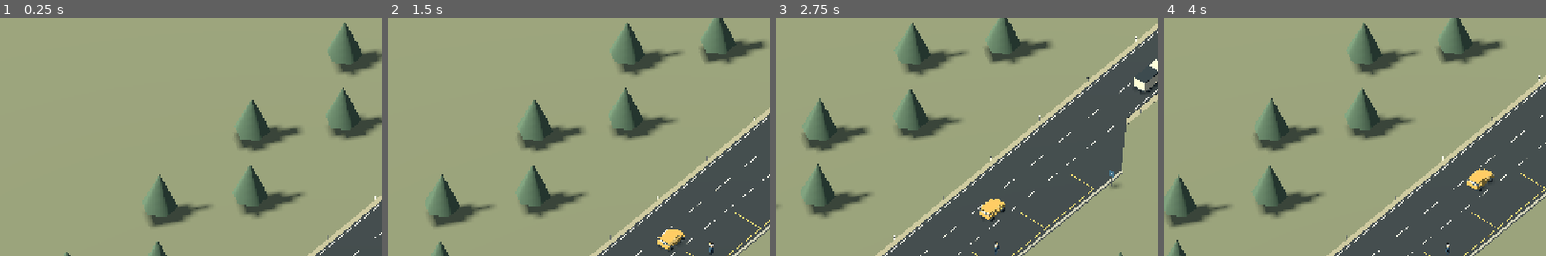
Above: before the commit, frames 1-4 (left to right).
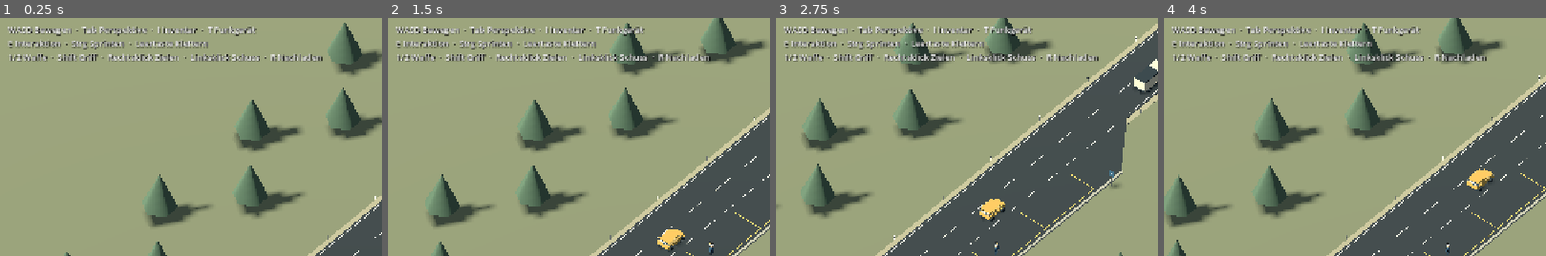
Above: after the commit, the same moments.

Repository: Hauskamel/traffic-society
Game: Godot game, scene res://game/world/main.tscn
Two runs of this game, one before a commit and one after it. Both use one fixed random seed, a clock stepped at 60 frames per second and the inputs below.
Inputs (mouse positions are % of the whole screen's width and height, from its top left):
- Up to frame 1 (0.25 s): no input
- Up to frame 2 (1.5 s): tap Enter at 0.5 s; move the mouse to (72, 45) at 0.52 s; hold D 0.53-1.25 s; tap F at 0.6 s; click (72, 45) at 0.67 s; tap Space at 0.77 s; drag from (30, 55) to (45, 70) at 1.27 s
- Up to frame 3 (2.75 s): move the mouse to (60, 28) at 2.02 s; hold D from 2.03 s (still down); tap 1 at 2.1 s; click (60, 28) at 2.17 s; tap F at 2.3 s
- Up to frame 4 (4 s): release D at 2.75 s; drag from (45, 70) to (20, 35) at 2.77 s; move the mouse to (80, 65) at 3.52 s; hold A from 3.53 s (still down); tap R at 3.6 s; click (80, 65) at 3.67 s; tap Space at 3.77 s; tap F at 3.8 s
The pictures show only the part of the screen within x 0-50%, y 1-51%; the shares and areas given below are measured in that part.

The runs differ from the first frame. In frame 1, 3.6% of the frame differs, in the area x 2-85%, y 3-19%; in frame 2, 3.6%; in frame 3, 3.6%; in frame 4, 3.6%.

Commit message:
Einsatzkräfte ergänzt

Diff:
--- a/assets/radio/police.svg
+++ /dev/null
@@ -1 +0,0 @@
-<svg xmlns="http://www.w3.org/2000/svg" width="32" height="32" viewBox="0 0 24 24" shape-rendering="crispEdges" fill="#142b10"><path d="M4 3h16v10l-8 8-8-8z"/><path fill="#9ccf45" d="m12 6 2 3 3 1-2 3v4l-3-2-3 2v-4l-2-3 3-1z"/></svg>
--- a/game/actors/npc/driver_actor.gd
+++ b/game/actors/npc/driver_actor.gd
@@ -20,6 +20,7 @@
 var measured_velocity := Vector3.ZERO
 const Timings = preload("res://game/config/interaction_timings.gd")
 const DURATION := Timings.DRIVER_TRANSITION
+var transition_duration := DURATION
 const SEARCH_DURATION := Timings.PERSON_SEARCH
 var arrested := false
 var surrendered := false
@@ -472,7 +473,7 @@
 		return
 	if not is_busy():
 		return
-	progress = minf(1.0, progress + delta / DURATION)
+	progress = minf(1.0, progress + delta / transition_duration)
 	apply_pose(progress if state == State.EXITING else 1.0 - progress)
 	if progress >= 1.0:
 		state = State.OUTSIDE if state == State.EXITING else State.SEATED
--- /dev/null
+++ b/game/police/blue_beacons.gd
@@ -0,0 +1,37 @@
+## Wechselndes Blaulicht für Einsatzfahrzeuge ohne teure Lichtschatten.
+extends Node3D
+var clock := 0.0
+var lamps: Array[MeshInstance3D] = []
+var lights: Array[OmniLight3D] = []
+var enabled := true
+
+
+## Erzeugt zwei getrennt schaltbare Leuchten auf dem Dach.
+func _ready() -> void:
+	for side in [-1, 1]:
+		var lamp := MeshInstance3D.new()
+		var shape := BoxMesh.new()
+		shape.size = Vector3(.32, .14, .28)
+		lamp.mesh = shape
+		var material := StandardMaterial3D.new()
+		material.shading_mode = BaseMaterial3D.SHADING_MODE_UNSHADED
+		lamp.material_override = material
+		add_child(lamp)
+		lamp.position.x = side * .47
+		lamps.append(lamp)
+		var light := OmniLight3D.new()
+		light.light_color = Color("286fff")
+		light.omni_range = 7
+		light.shadow_enabled = false
+		lamp.add_child(light)
+		lights.append(light)
+	_process(0)
+
+
+## Lässt die beiden Dachleuchten abwechselnd sichtbar aufblitzen.
+func _process(delta: float) -> void:
+	clock += delta
+	for i in range(lamps.size()):
+		var on := enabled and (int(clock * 7) % 2 == i)
+		lamps[i].material_override.albedo_color = Color("438fff") if on else Color("153464")
+		lights[i].light_energy = 2.2 if on else 0
--- /dev/null
+++ b/game/police/emergency_dispatch.gd
@@ -0,0 +1,75 @@
+## Sitzungsweite Einsatzanforderungen mit festen Kontingenten und verzögertem Spawn.
+## Einsatzkräfte kommen an und spazieren; fachliche Einsatzziele folgen später.
+extends Node
+signal changed
+const Vehicle = preload("res://game/police/emergency_vehicle.gd")
+const RESPONSE_SECONDS := 10.0
+const LIMITS := {"fire": 1, "medical": 1, "backup": 2}
+var scene: Node3D
+var used := {"fire": 0, "medical": 0, "backup": 0}
+var pending: Array[Dictionary] = []
+var units: Array[Node3D] = []
+var next_slot := 0
+
+
+## Liefert das verbleibende Kontingent einschließlich bereits bestellter Einheiten.
+func remaining(service: String) -> int:
+	return maxi(0, int(LIMITS.get(service, 0)) - int(used.get(service, 0)))
+
+
+## Reserviert einen Einsatz sofort, damit schnelle Mehrfachklicks kein Limit umgehen.
+func request(service: String) -> bool:
+	if not LIMITS.has(service) or remaining(service) <= 0:
+		return false
+	used[service] += 1
+	pending.append({"service": service, "remaining": RESPONSE_SECONDS, "slot": next_slot})
+	next_slot += 1
+	changed.emit()
+	return true
+
+
+## Zählt Wartezeiten herunter und hält belegte Spawnpunkte bis zur Freigabe zurück.
+func _physics_process(delta: float) -> void:
+	for order in pending.duplicate():
+		order.remaining = maxf(0, order.remaining - delta)
+		if order.remaining > 0:
+			continue
+		if spawn_unit(order):
+			pending.erase(order)
+			changed.emit()
+
+
+## Erzeugt ein freies Einsatzfahrzeug samt Besatzung auf der Anfahrspur.
+func spawn_unit(order: Dictionary) -> bool:
+	var start := Vector3(19, .08, 56)
+	for car in scene.traffic.cars:
+		if car.global_position.distance_to(start) < (car.body_length + 7) / 2 + 2:
+			return false
+	var unit := Vehicle.new()
+	unit.service = order.service
+	unit.is_patrol = true
+	unit.driver_name = "Einsatz " + str(order.slot + 1)
+	unit.model_name = {"backup": "Verstärkung", "medical": "Krankenwagen", "fire": "Feuerwehr"}[
+		order.service
+	]
+	unit.plate_number = "EINSATZ " + str(order.slot + 1)
+	unit.model_kind = "sedan" if order.service == "backup" else "van"
+	unit.body_color = {"backup": "e4e8e5", "medical": "efede0", "fire": "ba3430"}[order.service]
+	unit.body_length = (
+		4.2 if order.service == "backup" else (6.6 if order.service == "fire" else 5.5)
+	)
+	unit.body_height = 1.65 if order.service == "backup" else 2.55
+	scene.traffic.add_child(unit)
+	scene.traffic.cars.append(unit)
+	unit.global_position = start
+	for actor in unit.crew:
+		actor.reset()
+	unit.state = unit.State.PULLING_OVER
+	unit.speed = 7.0
+	var z: float = 17 - float(order.slot) * 11
+	var route: Array[Vector3] = [
+		start, Vector3(19, .08, z + 6), Vector3(14.2, .08, z + 3), Vector3(14.2, .08, z)
+	]
+	unit.set_route(route)
+	units.append(unit)
+	return true
--- /dev/null
+++ b/game/police/emergency_vehicle.gd
@@ -0,0 +1,148 @@
+## Einsatzfahrzeug mit sichtbarer Besatzung, Blaulicht und begrenztem Spaziergang.
+## Rettungs-/Kampfaufgaben sind noch nicht implementiert; die Figuren bleiben vor Ort.
+extends "res://game/vehicles/traffic_car.gd"
+const Beacons = preload("res://game/police/blue_beacons.gd")
+var service := "backup"
+var crew: Array[Node3D] = []
+var blue_lights: Node3D
+var crew_exit_started := false
+var walk_clock := 0.0
+var walk_indices: Array[int] = []
+
+
+## Ergänzt das gemeinsame Fahrzeug um Einsatzdarstellung, Sitzplätze und Besatzung.
+func _ready() -> void:
+	super._ready()
+	crew.append(driver)
+	var count := 4 if service == "fire" else 2
+	if service == "fire":
+		driver.seat.x = -.55
+	for i in range(1, count):
+		var colleague := DriverActor.new()
+		var rear := service == "fire" and i == 3
+		colleague.door = driver_door
+		for part in parts:
+			if (
+				(rear and part.kind == "trunk")
+				or (not rear and i == 1 and part.kind == "passenger_door")
+			):
+				colleague.door = part.pivot
+				break
+		colleague.seat = Vector3(.55 if i == 1 else 0, driver.seat.y, driver.seat.z)
+		if rear:
+			colleague.seat = Vector3(0, .05, 1.0)
+		colleague.outside = Vector3(2.3 if i == 1 else -2.3, -.08, driver.seat.z + i * .65)
+		if rear:
+			colleague.outside = Vector3(-2.3, -.08, body_length / 2 + .7)
+		add_child(colleague)
+		crew.append(colleague)
+	for i in range(crew.size()):
+		var actor = crew[i]
+		actor.transition_duration = .9
+		actor.reset()
+		walk_indices.append(i)
+		var color := (
+			"305879" if service == "backup" else ("dc7730" if service == "medical" else "b69c45")
+		)
+		for region in actor.region_meshes:
+			if region != "head":
+				actor.region_meshes[region].material_override = material(color)
+		if service == "fire":
+			actor.block(Vector3(0, .18, 0), Vector3(.32, .09, .30), "e5c350", actor.head)
+	blue_lights = Beacons.new()
+	add_child(blue_lights)
+	blue_lights.position = Vector3(
+		0, 2.38 if model_kind == "van" else 1.75, -1 if model_kind == "van" else .1
+	)
+	var stripe := material({"backup": "315d87", "medical": "ed7e2c", "fire": "e6e7d6"}[service])
+	for side in [-1, 1]:
+		piece(Vector3(side * .96, 1.05, .2), Vector3(.025, .18, body_length - .4), stripe)
+	var label := Label3D.new()
+	label.text = {"backup": "POLIZEI", "medical": "RETTUNG", "fire": "FEUERWEHR"}[service]
+	label.modulate = Color("193749") if service != "fire" else Color("f2f0df")
+	label.font_size = 42
+	label.pixel_size = .012
+	label.position = Vector3(-.99, 1.45, .5)
+	label.rotation.y = -PI / 2
+	add_child(label)
+	if service == "medical":
+		for side in [-1, 1]:
+			piece(Vector3(side * .98, 1.7, .5), Vector3(.025, .44, .14), material("d64f2d"))
+			piece(Vector3(side * .98, 1.7, .5), Vector3(.025, .14, .44), material("d64f2d"))
+		build_stretcher()
+	if service == "fire":
+		build_ladder()
+
+
+## Baut eine sichtbare Trage im begehbaren hinteren Ladebereich auf.
+func build_stretcher() -> void:
+	var stretcher := Node3D.new()
+	stretcher.name = "Stretcher"
+	add_child(stretcher)
+	piece(Vector3(0, 1.05, .65), Vector3(.65, .12, 1.95), material("dfb765"), stretcher)
+	for x in [-.35, .35]:
+		piece(Vector3(x, 1.08, .65), Vector3(.04, .05, 2.1), material("bfc6c5"), stretcher)
+		for z in [-.05, 1.35]:
+			piece(Vector3(x, .9, z), Vector3(.05, .28, .05), material("bfc6c5"), stretcher)
+			piece(Vector3(x, .76, z), Vector3(.1, .1, .12), material("202a30"), stretcher)
+
+
+## Kennzeichnet das große Feuerwehrfahrzeug durch Dachleiter und Gerätefächer.
+func build_ladder() -> void:
+	for x in [-.3, .3]:
+		piece(Vector3(x, 2.48, .7), Vector3(.07, .07, 3.8), material("bec7c4"))
+	for i in range(10):
+		piece(Vector3(0, 2.48, -1 + i * .37), Vector3(.6, .045, .045), material("bec7c4"))
+	for side in [-1, 1]:
+		for z in [.5, 1.65, 2.7]:
+			piece(Vector3(side * .94, 1.25, z), Vector3(.04, .85, .95), material("747e80"))
+
+
+## Bewegt Besatzungen nach kurzem Aussteigen auf getrennten sicheren Seitenwegen.
+func _physics_process(delta: float) -> void:
+	super._physics_process(delta)
+	if state != State.PARKED:
+		return
+	if not crew_exit_started:
+		crew_exit_started = true
+		if service == "medical":
+			for part in parts:
+				if part.kind == "trunk":
+					part.opened = true
+		for actor in crew:
+			if not actor.is_injured():
+				actor.request_exit()
+	walk_clock += delta
+	for i in range(crew.size()):
+		var actor = crew[i]
+		if actor.is_injured() or actor.arrested or actor.state != actor.State.OUTSIDE:
+			continue
+		var side := 1.0 if i == 1 else -1.0
+		var points: Array[Vector3] = [
+			Vector3(side * 2.45, 0, -2.2),
+			Vector3(side * 2.8, 0, -.5),
+			Vector3(side * 2.4, 0, 1.6),
+			Vector3(side * 2.8, 0, 2.6)
+		]
+		var target := to_global(points[walk_indices[i] % points.size()])
+		target.y = 0
+		var step: Vector3 = (
+			actor.global_position.move_toward(target, delta * 1.25) - actor.global_position
+		)
+		var query := PhysicsShapeQueryParameters3D.new()
+		query.shape = actor.collider.shape
+		query.transform = Transform3D(
+			Basis.IDENTITY, actor.global_position + step + Vector3(0, .96, 0)
+		)
+		query.collision_mask = 1 | 2 | 4
+		query.exclude = [actor.body.get_rid()]
+		if not get_world_3d().direct_space_state.intersect_shape(query, 1).is_empty():
+			walk_indices[i] += 1
+			continue
+		actor.global_position += step
+		if step.length_squared() > .00001:
+			actor.global_rotation.y = atan2(-step.x, -step.z)
+		for leg in range(2):
+			actor.limbs[leg].rotation.x = sin(walk_clock * 7 + i + leg * PI) * .3
+		if actor.global_position.distance_to(target) < .1:
+			walk_indices[i] += 1
--- a/game/police/police_visuals.gd
+++ b/game/police/police_visuals.gd
@@ -72,9 +72,9 @@
 	screen.modulate = Color("17232b")
 	screen.position = Vector3(0, 0.105, 0.068)
 	handset.add_child(screen)
-	for i in range(4):
+	for i in range(3):
 		var label := Label3D.new()
-		label.text = ["POLIZEI", "FEUERW.", "SANIT.", "VERST."][i]
+		label.text = ["FEUERW.", "SANIT.", "VERST."][i]
 		label.font_size = 12
 		label.pixel_size = 0.00075
 		label.outline_size = 0
--- a/game/police/walkie_talkie_view.gd
+++ b/game/police/walkie_talkie_view.gd
@@ -1,12 +1,14 @@
-## Nahansicht des Funkgeräts mit monochromem LCD und vier Einsatz-Platzhaltern.
-## Die Einsatzknöpfe sind bewusst ohne Signale; nur Schließen ist bereits bedienbar.
+## Funkgerät-Nahansicht mit LCD, Einsatzkontingenten und verzögerter Anforderung.
+## Einsatzlogik liegt in EmergencyDispatch; die Ansicht zeigt nur Auswahl und Restzahlen.
 
 extends PanelContainer
 signal closed
+signal service_requested(service: String)
+var dispatch: Node
+var status_label: Label
 const INK := Color("172d10")
 const LCD := Color("9ccf45")
 const SERVICES := [
-	["police", "Polizei"],
 	["fire", "Feuerwehr"],
 	["medical", "Sanitäter"],
 	["backup", "Verstärkung"],
@@ -83,21 +85,26 @@
 		button.expand_icon = true
 		button.add_theme_constant_override("icon_max_width", 32)
 		button.add_theme_constant_override("h_separation", 6)
-		button.add_theme_font_size_override("font_size", 16)
+		button.add_theme_font_size_override("font_size", 14)
 		button.custom_minimum_size = Vector2(148, 87)
 		button.size_flags_horizontal = Control.SIZE_EXPAND_FILL
 		button.add_theme_color_override("font_color", INK)
 		button.focus_mode = Control.FOCUS_NONE
-		button.tooltip_text = "Einsatzfunktion folgt in Schritt 2."
+		button.tooltip_text = "Einheit anfordern (ca. 10 Sekunden)."
+		button.pressed.connect(func(): service_requested.emit(entry[0]))
 		for state in ["normal", "hover", "pressed", "focus"]:
 			button.add_theme_stylebox_override(
 				state, style(Color("8dbd3f") if state == "normal" else Color("b2de61"), INK, 2, 2)
 			)
 			button.add_theme_color_override("font_" + state + "_color", INK)
+		button.add_theme_stylebox_override(
+			"disabled", style(Color("809c48"), Color("526337"), 2, 2)
+		)
+		button.add_theme_color_override("font_disabled_color", Color("344a20"))
 		grid.add_child(button)
 		service_buttons.append(button)
-	var hint := lcd_text("AUSWAHL BEREIT", 13, screen)
-	hint.horizontal_alignment = HORIZONTAL_ALIGNMENT_CENTER
+	status_label = lcd_text("AUSWAHL BEREIT", 13, screen)
+	status_label.horizontal_alignment = HORIZONTAL_ALIGNMENT_CENTER
 	var slots := Label.new()
 	slots.text = "━━━━━━━━━━━━━━━━━━━━\n━━━━━━━━━━━━━━━━━━━━\n━━━━━━━━━━━━━━━━━━━━"
 	slots.horizontal_alignment = HORIZONTAL_ALIGNMENT_CENTER
@@ -127,3 +134,18 @@
 func _draw() -> void:
 	draw_style_box(style(Color("182124"), Color("465057"), 7, 2), Rect2(25, -94, 18, 100))
 	draw_style_box(style(Color("303c3e"), Color("52615d"), 4, 2), Rect2(68, -12, 38, 17))
+
+
+## Aktualisiert Restkontingente und sperrt ausgeschöpfte Anforderungsarten.
+func refresh_requests() -> void:
+	if not is_instance_valid(dispatch):
+		return
+	for i in range(service_buttons.size()):
+		var left: int = dispatch.remaining(SERVICES[i][0])
+		service_buttons[i].text = SERVICES[i][1] + " (" + str(left) + ")"
+		service_buttons[i].disabled = left <= 0
+	status_label.text = (
+		"ANFAHRT: " + str(dispatch.pending.size())
+		if not dispatch.pending.is_empty()
+		else "FUNK BEREIT"
+	)
--- a/game/world/main.gd
+++ b/game/world/main.gd
@@ -53,6 +53,9 @@
 var player_avatar: Node3D
 var radio_model: Node3D
 var radio_panel: PanelContainer
+const EmergencyDispatch = preload("res://game/police/emergency_dispatch.gd")
+var emergency_dispatch: Node
+var control_hint: Label
 const WalkieTalkieView = preload("res://game/police/walkie_talkie_view.gd")
 var radio_open := false
 var avatar_clock := 0.0
@@ -284,9 +287,16 @@
 	interaction_rows.add_theme_font_size_override("normal_font_size", 20)
 	menu_margin.add_child(interaction_rows)
 	interaction_panel.visible = false
+	emergency_dispatch = EmergencyDispatch.new()
+	emergency_dispatch.scene = self
+	add_child(emergency_dispatch)
 	radio_panel = WalkieTalkieView.new()
 	layer.add_child(radio_panel)
 	radio_panel.closed.connect(set_radio_open.bind(false))
+	radio_panel.dispatch = emergency_dispatch
+	radio_panel.service_requested.connect(emergency_dispatch.request)
+	emergency_dispatch.changed.connect(radio_panel.refresh_requests)
+	radio_panel.refresh_requests()
 	radio_panel.visible = false
 	inventory_view = InventoryView.new()
 	layer.add_child(inventory_view)
@@ -308,6 +318,14 @@
 	compliance = NpcCompliance.new()
 	compliance.scene = self
 	add_child(compliance)
+	control_hint = Label.new()
+	control_hint.position = Vector2(18, 18)
+	control_hint.mouse_filter = Control.MOUSE_FILTER_IGNORE
+	control_hint.add_theme_font_size_override("font_size", 14)
+	control_hint.add_theme_color_override("font_shadow_color", Color.BLACK)
+	control_hint.add_theme_constant_override("shadow_offset_x", 1)
+	control_hint.add_theme_constant_override("shadow_offset_y", 1)
+	layer.add_child(control_hint)
 	update_camera()
 	refresh_encounter_ui()
 
@@ -597,6 +615,9 @@
 
 ## Aktualisiert Fadenkreuz, Suchfortschritt und kontextbezogene Bedienhinweise.
 func refresh_encounter_ui() -> void:
+	if is_instance_valid(control_hint):
+		control_hint.text = "WASD Bewegen  ·  Tab Perspektive  ·  I Inventar  ·  T Funkgerät\nE Interaktion  ·  Strg Sprinten  ·  Leertaste Klettern\n1/2 Waffe  ·  Shift Griff  ·  Rechtsklick Zielen  ·  Linksklick Schuss  ·  R Nachladen"
+		control_hint.visible = not document_mode.active and not inventory_view.visible
 	update_part_focus()
 	var searching := (
 		(is_instance_valid(searching_driver) or is_instance_valid(cargo_search_car))
--- a/prototypes/combat/combat_test.gd
+++ b/prototypes/combat/combat_test.gd
@@ -228,6 +228,9 @@
 ## Ersetzt allgemeine Kontrollhinweise durch Aussteigen oder Sichern im Konfrontationstest.
 func refresh_encounter_ui() -> void:
 	super.refresh_encounter_ui()
+	if is_instance_valid(control_hint):
+		control_hint.position = Vector2(18, 145)
+		control_hint.text = "WASD Bewegen · E Interaktion · Shift Griff · Rechtsklick Zielen\nLinksklick Schuss · F Nachladen · R Szene neu starten · F10 Zurück"
 	if not is_instance_valid(combat):
 		return
 	interact_hint.text = (
--- /dev/null
+++ b/tests/police/emergency_dispatch_test.gd
@@ -0,0 +1,138 @@
+## Prüft Funkkontingente, verzögerten Spawn, Besatzungen, Blaulicht und Spaziergänge.
+extends SceneTree
+var errors: Array[String] = []
+
+
+## Startet die Szenario-Prüfung nach Aufbau des SceneTree.
+func _initialize() -> void:
+	call_deferred("run")
+
+
+## Sammelt eine fehlgeschlagene Bedingung.
+func check(ok: bool, text: String) -> void:
+	if not ok:
+		errors.append(text)
+		push_error(text)
+
+
+## Wartet echte Physikschritte mit laufender Fahrzeug-/Figurensteuerung ab.
+func frames(count: int) -> void:
+	for i in range(count):
+		await physics_frame
+
+
+## Prüft Limits, jede Besatzung und die spätere Bewegung ohne Fachaufgaben.
+func run() -> void:
+	var scene = load("res://game/world/main.tscn").instantiate()
+	root.add_child(scene)
+	scene.set_physics_process(false)
+	scene.set_process(false)
+	scene.traffic.set_physics_process(false)
+	for car in scene.traffic.cars:
+		car.set_physics_process(false)
+		car.position = Vector3(-50, .08, 50)
+	var dispatch = scene.emergency_dispatch
+	dispatch.set_physics_process(false)
+	check(scene.radio_panel.service_buttons.size() == 3, "Polizei button removed")
+	check(
+		(
+			scene.control_hint.text.contains("Inventar")
+			and scene.control_hint.text.contains("Funkgerät")
+		),
+		"HUD shows essential controls"
+	)
+	for button in scene.radio_panel.service_buttons:
+		button.pressed.emit()
+	check(
+		dispatch.used.fire == 1 and dispatch.used.medical == 1 and dispatch.used.backup == 1,
+		"Each button requests correct service"
+	)
+	check(
+		dispatch.request("backup") and not dispatch.request("backup"),
+		"Backup can be requested twice only"
+	)
+	check(
+		(
+			not dispatch.request("fire")
+			and not dispatch.request("medical")
+			and not dispatch.request("invalid")
+		),
+		"One-use and unknown-service guards"
+	)
+	for button in scene.radio_panel.service_buttons:
+		check(button.disabled, "Exhausted service disabled")
+	dispatch._physics_process(9.9)
+	check(dispatch.units.is_empty(), "No unit before ten seconds")
+	dispatch._physics_process(.11)
+	check(
+		dispatch.units.size() == 1,
+		"First unit spawns after ten seconds; occupied entry queues others"
+	)
+	check(dispatch.units[0].service == "fire", "Spawn queue preserves request order")
+	dispatch.set_physics_process(true)
+	await frames(2400)
+	check(
+		dispatch.units.size() == 4 and dispatch.pending.is_empty(),
+		"All four reserved vehicles arrive"
+	)
+	var totals := {"backup": 0, "medical": 0, "fire": 0}
+	for unit in dispatch.units:
+		totals[unit.service] += 1
+		check(unit.state == unit.State.PARKED, "Response unit reaches its separate parking space")
+		check(unit.crew.size() == (4 if unit.service == "fire" else 2), "Expected crew count")
+		check(
+			unit.blue_lights.enabled and unit.blue_lights.lights.size() == 2,
+			"Blue beacons present and enabled"
+		)
+		unit.blue_lights.clock = .01
+		unit.blue_lights._process(0)
+		check(
+			unit.blue_lights.lights[0].light_energy + unit.blue_lights.lights[1].light_energy > 0,
+			"Beacon actually emits light"
+		)
+		unit.blue_lights._process(.16)
+		var before: Array[Vector3] = []
+		for actor in unit.crew:
+			check(actor.state == actor.State.OUTSIDE, "Crew exits quickly")
+			check(
+				actor.transition_duration < 1.0, "Emergency exits faster than civilian transition"
+			)
+			before.append(actor.global_position)
+		if unit.service == "medical":
+			check(
+				unit.has_node("Stretcher") and unit.cargo_accessible(),
+				"Ambulance has rear stretcher and open cargo doors"
+			)
+		if unit.service == "fire":
+			check(
+				unit.body_length > 6 and unit.crew[2].seat.z < 0 and unit.crew[3].seat.z > 0,
+				"Large fire truck has three front seats and one rear seat"
+			)
+		await frames(120)
+		var moved := 0
+		for i in range(unit.crew.size()):
+			if unit.crew[i].global_position.distance_to(before[i]) > .1:
+				moved += 1
+		check(
+			moved == unit.crew.size(), "Every crew member wanders instead of performing a mission"
+		)
+	check(
+		totals.backup == 2 and totals.medical == 1 and totals.fire == 1,
+		"Final vehicle limits respected"
+	)
+	if DisplayServer.get_name() != "headless":
+		scene.overview.make_current()
+		scene.overview.global_position = Vector3(35, 32, 30)
+		scene.overview.look_at(Vector3(14, 0, 1))
+		scene.overview.size = 52
+		await process_frame
+		await process_frame
+		RenderingServer.force_draw()
+		root.get_texture().get_image().save_png("user://emergency-units.png")
+	scene.queue_free()
+	await process_frame
+	if errors.is_empty():
+		print(
+			"PASS: three buttons, quotas, delayed queued spawn, four vehicles, ten crew, beacons, stretcher, fast exits and wandering"
+		)
+	quit(0 if errors.is_empty() else 1)
--- a/tests/police/police_interaction_test.gd
+++ b/tests/police/police_interaction_test.gd
@@ -89,9 +89,7 @@
 	)
 	key(KEY_T)
 	check(scene.radio_open and scene.radio_panel.visible, "T must show walkie-talkie close-up")
-	for button in scene.radio_panel.service_buttons:
-		button.pressed.emit()
-	check(not scene.patrol.active(), "Preview service buttons must not request an incident")
+	check(not scene.patrol.active(), "Opening radio does not start custody request")
 	# The established backend is still covered independently of the new inert UI.
 	check(scene.patrol.request_pickup(source), "Existing pickup backend remains usable")
 	scene.update_radio()
--- a/tests/police/walkie_talkie_test.gd
+++ b/tests/police/walkie_talkie_test.gd
@@ -1,5 +1,5 @@
-## Prüft LCD-Raster und bewusst funktionslose Einsatzknöpfe des Funkgeräts.
-## Visuelle Prüfung im Fenster; die Backend-Sperre ist auch headless prüfbar.
+## Prüft LCD-Raster und verbundene Einsatzknöpfe des Funkgeräts.
+## Visuelle Prüfung im Fenster; die Anforderungen sind auch headless prüfbar.
 
 extends SceneTree
 var failures: Array[String] = []
@@ -17,7 +17,7 @@
 		push_error(message)
 
 
-## Prüft Anzeige, Anzahl und Nebenwirkungsfreiheit der Auswahlknöpfe.
+## Prüft Anzeige, Knopfanbindung und verzögerte Einsatzanforderung.
 func run() -> void:
 	var scene = load("res://game/world/main.tscn").instantiate()
 	root.add_child(scene)
@@ -28,33 +28,35 @@
 	await process_frame
 	var view = scene.radio_panel
 	check(view.visible and scene.radio_open, "Radio close-up opens in first person")
-	check(view.service_buttons.size() == 4, "Display contains four service buttons")
+	check(view.service_buttons.size() == 3, "Display contains three service buttons")
 	var grids = view.find_children("*", "GridContainer", true, false)
 	check(grids.size() == 1 and grids[0].columns == 2, "Two buttons per row")
-	for i in range(4):
+	if DisplayServer.get_name() != "headless":
+		RenderingServer.force_draw()
+		root.get_texture().get_image().save_png("user://walkie-talkie-ready.png")
+	for i in range(3):
 		var button: Button = view.service_buttons[i]
 		check(
-			button.text == view.SERVICES[i][1] and button.icon != null,
+			button.text.begins_with(view.SERVICES[i][1]) and button.icon != null,
 			"Every service has an icon and caption"
 		)
-		check(
-			button.pressed.get_connections().is_empty(), "Service buttons have no dispatch callback"
-		)
+		check(not button.pressed.get_connections().is_empty(), "Service buttons are connected")
 		button.pressed.emit()
 	check(
 		not scene.patrol.active() and scene.traffic.cars.size() == 4,
-		"Preview clicks dispatch no units"
+		"Requests do not spawn units immediately"
 	)
 	if DisplayServer.get_name() != "headless":
 		await process_frame
 		RenderingServer.force_draw()
 		root.get_texture().get_image().save_png("user://walkie-talkie.png")
+	check(scene.emergency_dispatch.pending.size() == 3, "Three clicks queue three service requests")
 	scene.set_radio_open(false)
 	check(not view.visible and not scene.radio_open, "Radio closes without changing incident state")
 	scene.queue_free()
 	await process_frame
 	if failures.is_empty():
 		print(
-			"PASS: LCD radio, 2x2 icons/captions, inert service buttons, no dispatch and open/close"
+			"PASS: LCD radio, 2x2 icons/captions, connected service buttons, delayed dispatch and open/close"
 		)
 	quit(0 if failures.is_empty() else 1)
Not shown, removed: assets/radio/police.svg.import
Not shown, added: game/police/blue_beacons.gd.uid
Not shown, added: game/police/emergency_dispatch.gd.uid
Not shown, added: game/police/emergency_vehicle.gd.uid
Not shown, added: tests/police/emergency_dispatch_test.gd.uid
